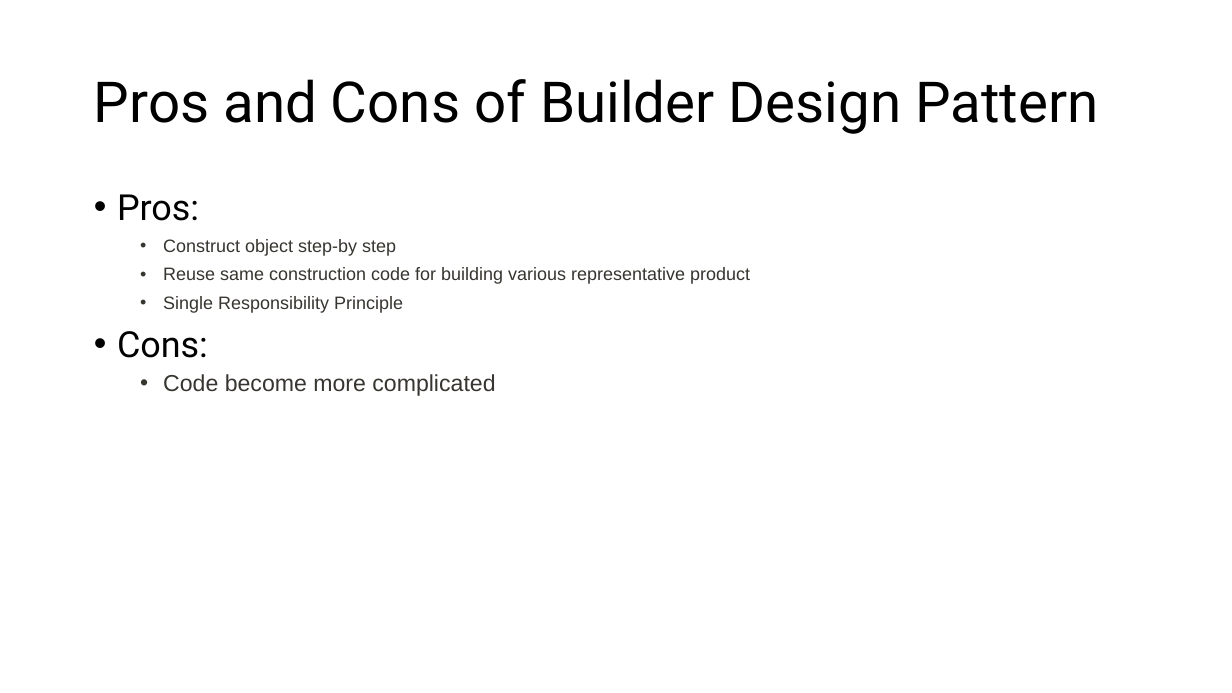
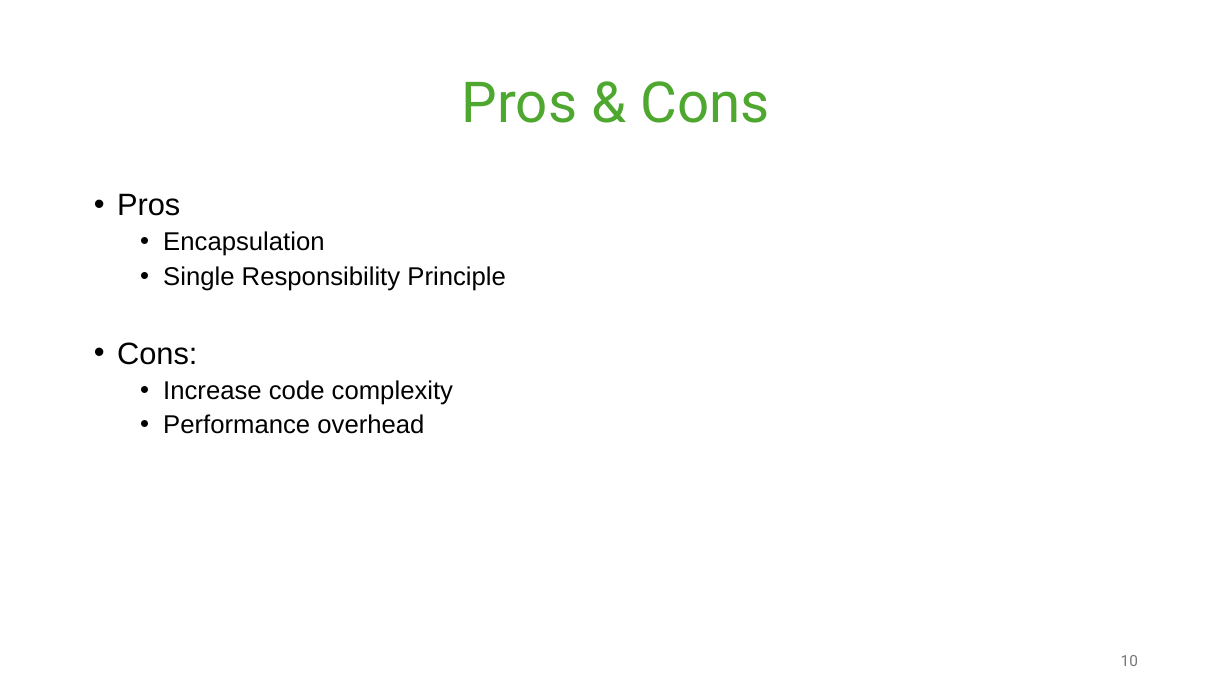
Before and after one commit to yudharisandy/Bootcamp-Formulatrix-CSharp, a slide deck: slide 10 of Day 20/Design Pattern Project/[Yudha] Design Pattern Project.pptx (slide 14 before the commit). Drawn at 1232x693 pixels with LibreOffice and Linux fonts; fonts in the diff are those of the drawing. Boxes give left, top, right and bottom in pixels: in the first picture for what was removed or moved away, otherwise in the second. Text is boxed around its words. In the diff, an @@ line names an element or a change of style, - is before the commit and + after.

Commit message:
doc: add design pattern

```diff
--- a/Day 20/Design Pattern Project/[Yudha] Design Pattern Project.pptx
+++ b/Day 20/Design Pattern Project/[Yudha] Design Pattern Project.pptx
@@ title at <box>462,81,769,123</box>: text changed; text colour #000000 to #4EA72E @@
-Pros and Cons of Builder Design Pattern
+Pros & Cons
@@ text at <box>117,193,324,256</box>: text changed; size 14 to 20 pt; text colour #37352F to #000000 @@
-• Pros:
-  • Construct object step-by step
-  • Reuse same construction code for building various representative product
+• Pros
+  • Encapsulation
@@ text at <box>117,266,506,365</box>: size 14 to 20 pt, text colour #37352F to #000000 in "Single Responsibility Principle"; size 28 to 24 pt, font Roboto to Arial in "Cons:"; less space between paragraphs @@
@@ text at <box>163,380,453,434</box>: text changed; size 18 to 20 pt; text colour #37352F to #000000 @@
-  • Code become more complicated
+  • Increase code complexity
+  • Performance overhead
@@ page number added at <box>1121,655,1138,666</box>, 12 pt, text #797979 @@
+10
```
Also in this commit, not shown: 12 other slides changed, 10 slides added, 2 slides removed, 16 other files.
